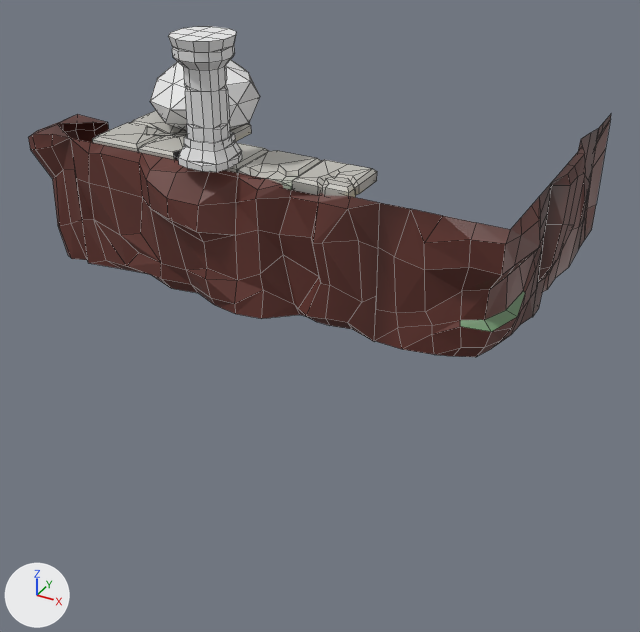
The Blender file Assets/Environment/EnvironmentModels.blend as it was, and as the next commit left it.
One viewpoint serves both versions: a camera (50 mm lens) standing at (16.2, -22.2, 15.1) and looking at (1.2, 5.1, -3.0). Arrows for +X, +Y and +Z are at lower left; the lights stay in place. Mesh edges are drawn as thin lines. The same objects are shown in both versions, whatever each file hides.

Objects in the first picture: 'Icosphere', 'Pillar_1x1', 'Tile_1x1.001', 'Tile_1x1.002', 'Tile_4x4', 'Wall_1x1', 'Wall_3x1', 'Wall_6x1', 'Wall_corner_2x2', 'Wall_peninsula_1x1'.
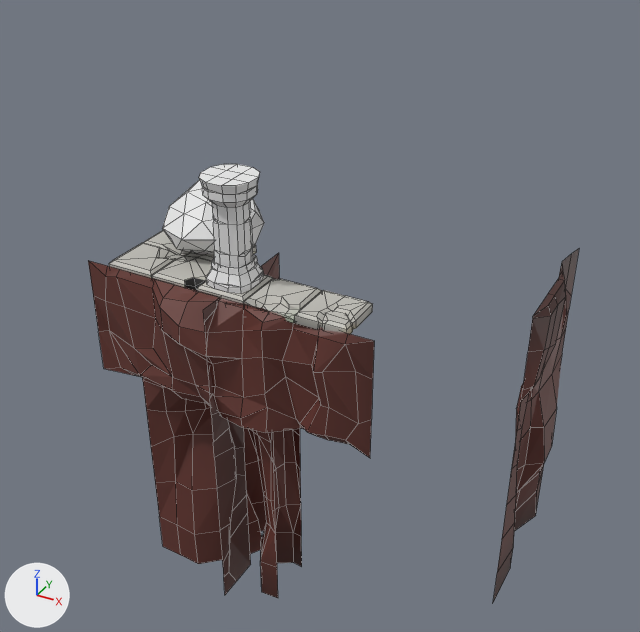
Not drawn themselves, but carrying or shaping drawn objects: ob_mover_008, ob_mover_007, ob_mover_006, ob_mover_005, ob_mover_001, ob_mover, ob_mover_009.

Location of each change, [x1, y1, x2, y2] in pixels of the pictures (640 x 632 px):
'Wall_6x1', moved
    before: [70, 138, 379, 341]
    after: [88, 261, 374, 458]
'Wall_corner_2x2', reshaped, moved (18% narrower, 78% taller)
    before: [374, 183, 551, 357]
    after: [134, 253, 279, 564]
'Wall_3x1', reshaped, moved (30% wider, 88% taller)
    before: [533, 128, 599, 316]
    after: [493, 248, 579, 602]
'Pillar_1x1', moved
    before: [168, 26, 242, 172]
    after: [199, 164, 263, 293]
'Wall_peninsula_1x1', reshaped, moved
    before: [29, 114, 109, 260]
    after: [225, 278, 302, 598]
'Wall_1x1', reshaped, moved (48% wider, 122% taller)
    before: [579, 114, 611, 247]
    after: [203, 298, 251, 595]
'Icosphere', reshaped
    before: [150, 60, 260, 131]
    after: [162, 180, 264, 255]
'Tile_4x4', moved
    before: [92, 111, 251, 161]
    after: [109, 230, 256, 291]
'Tile_1x1.002', moved
    before: [292, 160, 377, 197]
    after: [295, 290, 373, 334]
'Tile_1x1.001', moved
    before: [238, 151, 321, 190]
    after: [244, 279, 322, 323]
'Tile_1x1', moved
    before: [226, 143, 269, 173]
    after: [197, 274, 273, 304]
part 1 of me_plane_006, built on
    before: [579, 205, 596, 247]
    after: [210, 395, 251, 595]
part 2 of me_plane_005, built on
    before: [58, 215, 88, 260]
    after: [249, 428, 302, 598]
part 3 of me_plane_004, built on
    before: [435, 295, 525, 357]
    after: [143, 380, 266, 564]
part 4 of me_plane_004, surface changed
    before: [374, 183, 551, 341]
    after: [134, 254, 278, 379]
part 5 of me_plane_003, built on
    before: [533, 227, 579, 316]
    after: [493, 338, 562, 602]
part 6 of me_plane_003, surface changed
    before: [538, 128, 599, 292]
    after: [521, 248, 579, 402]

Diff of the bpy script that builds the scene:
```diff
--- a/Assets/Environment/EnvironmentModels.blend.py
+++ b/Assets/Environment/EnvironmentModels.blend.py
@@ me_plane_006 @@
-me_plane_006.from_pydata(...)  # 20 vertices, 13 faces; spans x -0.18..0.0, y -1.0..1.0, z -4.8..0.0
+me_plane_006.from_pydata(...)  # 43 vertices, 30 faces; spans x -0.19..0.17, y -1.0..1.0, z -13.8..0.0
+# me_plane_006 part 1
+# 2 vertices move from x 0.0, y -1.0..1.0, z -4.8 to x 0.0, y -1.0..1.0, z -5.52..-4.42
+# 23 vertices are added at x -0.19..0.17, y -1.0..1.0, z -13.8..-5.6
+# 17 new faces join them
 me_plane_006.materials.append(mat_atlas_png)
@@ me_plane_005 @@
-me_plane_005.from_pydata(...)  # 44 vertices, 36 faces; spans x -0.58..2.0, y -0.17..2.24, z -4.91..0.0
+me_plane_005.from_pydata(...)  # 79 vertices, 71 faces; spans x -0.58..2.0, y -0.17..2.26, z -13.91..0.0
+# me_plane_005 part 2
+# 4 vertices are removed from x 0.64..1.77, y -0.04..0.91, z -4.91..-4.9
+# 5 faces are deleted
+# 33 vertices are added at x 0.28..2.0, y -0.04..2.26, z -13.91..-5.17
+# 6 new vertices lie (0.0, 0.0, 1.8) away from vertices in x 0.64..2.0, y -0.04..2.07, z -13.91..-13.89
+# 40 new faces join them
 me_plane_005.materials.append(mat_atlas_png)
@@ me_plane_004 @@
-me_plane_004.from_pydata(...)  # 62 vertices, 53 faces; spans x -4.0..0.45, y -0.33..4.0, z -4.85..0.01
+me_plane_004.from_pydata(...)  # 101 vertices, 89 faces; spans x -4.0..0.45, y -0.33..4.0, z -14.08..0.01
+# me_plane_004 part 3
+# 4 vertices are removed from x -1.46..0.03, y 0.42..1.42, z -4.85..-3.83
+# 8 faces are deleted
+# 43 vertices are added at x -4.0..0.05, y -0.03..4.0, z -14.08..-5.13
+# 44 new faces join them
+# me_plane_004 part 4: 11 kept faces spanning x -4.0..0.28, y -0.13..4.0, z -4.79..0.01 get new texture (UV) coordinates
 me_plane_004.materials.append(mat_atlas_png)
@@ me_plane_003 @@
 # used by ob_wall_3x1; parent = ob_mover; location = (0.0, 0.0, 0.0)
-me_plane_003.from_pydata(...)  # 43 vertices, 33 faces; spans x -3.0..3.0, y -0.4..0.44, z -4.84..0.0
+me_plane_003.from_pydata(...)  # 73 vertices, 60 faces; spans x -3.0..3.0, y -0.54..0.59, z -13.84..0.0
+# me_plane_003 part 5
+# 2 vertices are removed from x -2.27..0.16, y 0.0..0.12, z -4.84
+# 4 faces are deleted
+# 32 vertices are added at x -3.0..3.0, y -0.54..0.59, z -13.84..-4.68
+# 31 new faces join them
+# me_plane_003 part 6: 19 kept faces spanning x -3.0..3.0, y -0.4..0.44, z -4.84..0.0 get new texture (UV) coordinates
 me_plane_003.materials.append(mat_atlas_png)
@@ ob_mover_008 @@
 ob_mover_008 = bpy.data.objects.new('Mover.008', None)
-ob_mover_008.location = (4.0, 1.0, 4.8)
+ob_mover_008.location = (4.0, 1.0, 0.0)
@@ ob_mover_007 @@
 ob_mover_007 = bpy.data.objects.new('Mover.007', None)
-ob_mover_007.location = (-3.0, 2.0, 4.8)
+ob_mover_007.location = (-3.0, 2.0, 0.0)
@@ ob_mover_006 @@
 ob_mover_006 = bpy.data.objects.new('Mover.006', None)
-ob_mover_006.location = (2.0, 1.0, 4.8)
+ob_mover_006.location = (2.0, 1.0, 0.0)
@@ ob_mover_005 @@
 ob_mover_005 = bpy.data.objects.new('Mover.005', None)
-ob_mover_005.location = (0.0, 1.0, 4.8)
+ob_mover_005.location = (0.0, 1.0, 0.0)
@@ ob_wall_1x1 @@
 ob_wall_1x1 = bpy.data.objects.new('Wall_1x1', me_plane_006)
-ob_wall_1x1.location = (10.0, 11.0, 4.8)
+ob_wall_1x1.location = (0.0, 0.0, 0.0)
@@ ob_wall_peninsula_1x1 @@
 ob_wall_peninsula_1x1 = bpy.data.objects.new('Wall_peninsula_1x1', me_plane_005)
-ob_wall_peninsula_1x1.location = (-8.0, 0.0, 4.8)
+ob_wall_peninsula_1x1.location = (0.0, 0.0, 0.0)
@@ ob_wall_corner_2x2 @@
 ob_wall_corner_2x2 = bpy.data.objects.new('Wall_corner_2x2', me_plane_004)
-ob_wall_corner_2x2.location = (10.0, 0.0, 4.8)
+ob_wall_corner_2x2.location = (0.0, 0.0, 0.0)
@@ ob_mover @@
 ob_mover = bpy.data.objects.new('Mover', None)
-ob_mover.location = (10.0, 7.0, 4.8)
+ob_mover.location = (10.0, 7.0, 0.0)
 ob_mover.rotation_euler = (0.0, 0.0, 1.571)  # degrees (0, 0, 90)
@@ ob_mover_001 @@
 ob_mover_001 = bpy.data.objects.new('Mover.001', None)
-ob_mover_001.location = (0.0, 0.0, 4.8)
+ob_mover_001.location = (0.0, 0.0, 0.0)
@@ ob_mover_009 @@
 ob_mover_009 = bpy.data.objects.new('Mover.009', None)
-ob_mover_009.location = (0.0, 0.0, 4.802)
+ob_mover_009.location = (0.0, 1.0, 0.0)
 ob_mover_009.rotation_euler = (0.0, 0.0, 1.571)  # degrees (0, 0, 90)
```
